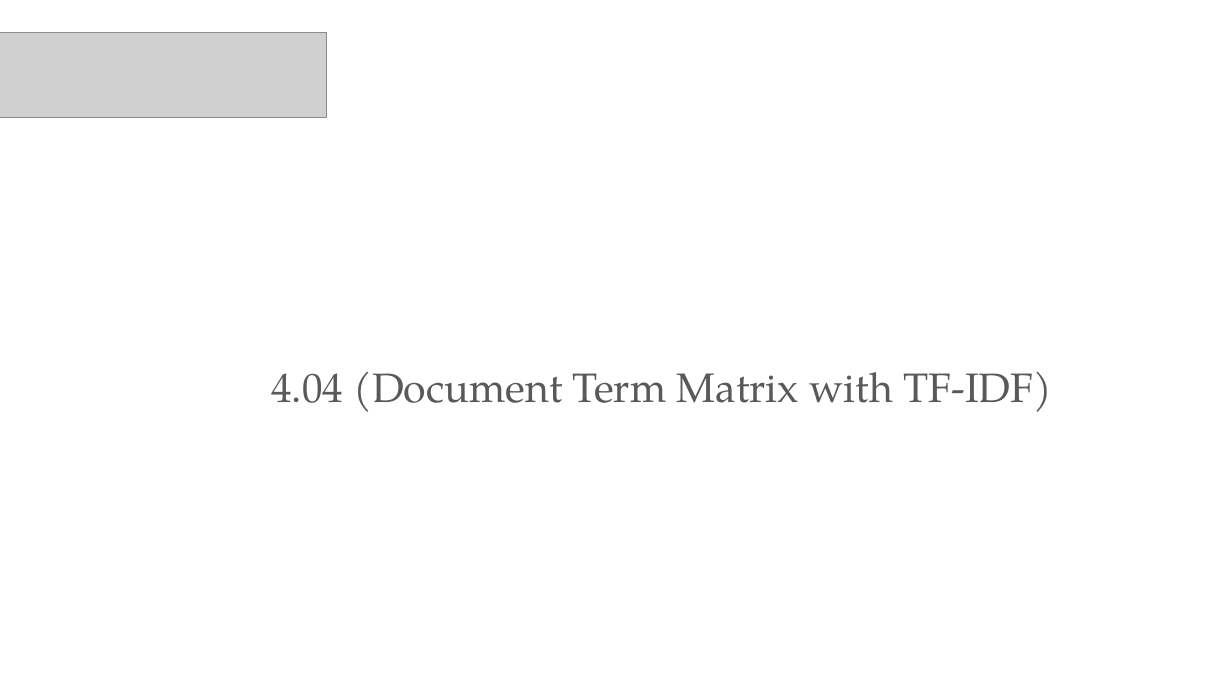
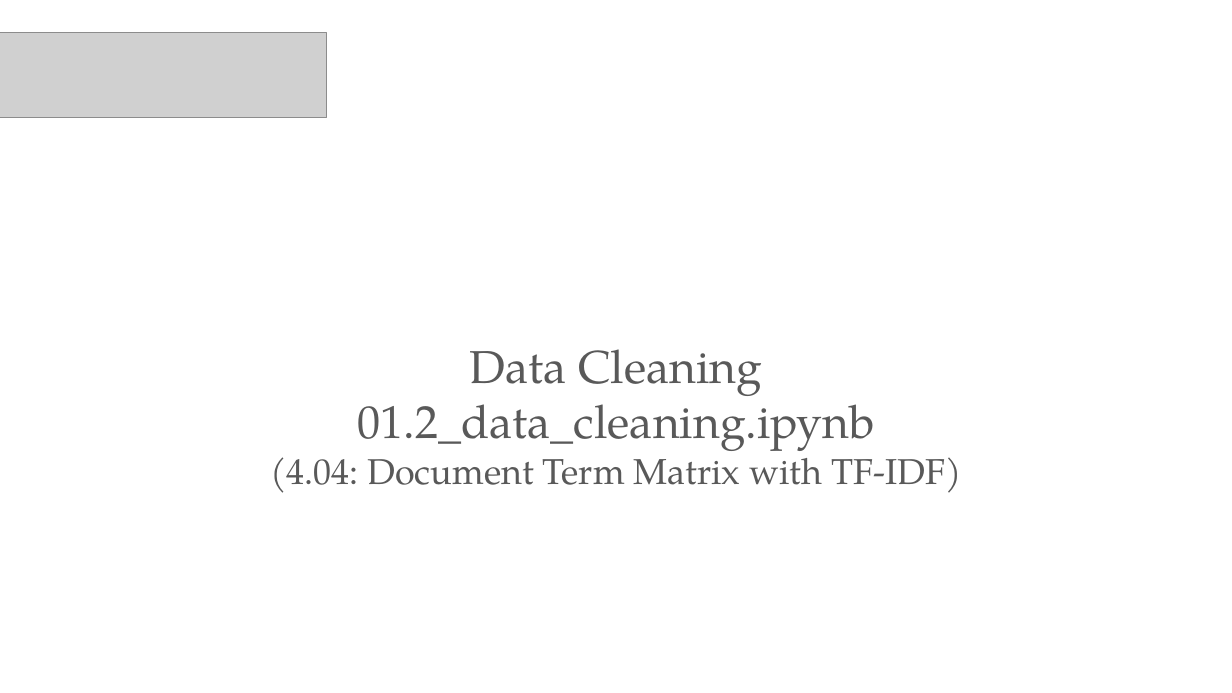
Before and after one commit to PracticumAI/nlp, a slide deck: slide 16 of presentations/01_nlp_intro.pptx. Drawn at 1232x693 pixels with LibreOffice and Linux fonts; fonts in the diff are those of the drawing; grey boxes stand for pictures. Boxes give left, top, right and bottom in pixels: in the first picture for what was removed or moved away, otherwise in the second. Text is boxed around its words. In the diff, an @@ line names an element or a change of style, - is before the commit and + after.

```diff
--- a/presentations/01_nlp_intro.pptx
+++ b/presentations/01_nlp_intro.pptx
@@ text "Data Cleaning" at box(270, 349, 962, 493): vertical alignment bottom to top @@
@@ text at box(270, 349, 962, 493): text changed; size 32 to 36 pt @@
-4.04 (Document Term Matrix with TF-IDF)
+Data Cleaning
+01.2_data_cleaning.ipynb
+(4.04: Document Term Matrix with TF-IDF)
```
Also in this commit, not shown: 2 other slides changed, 2 other files.
